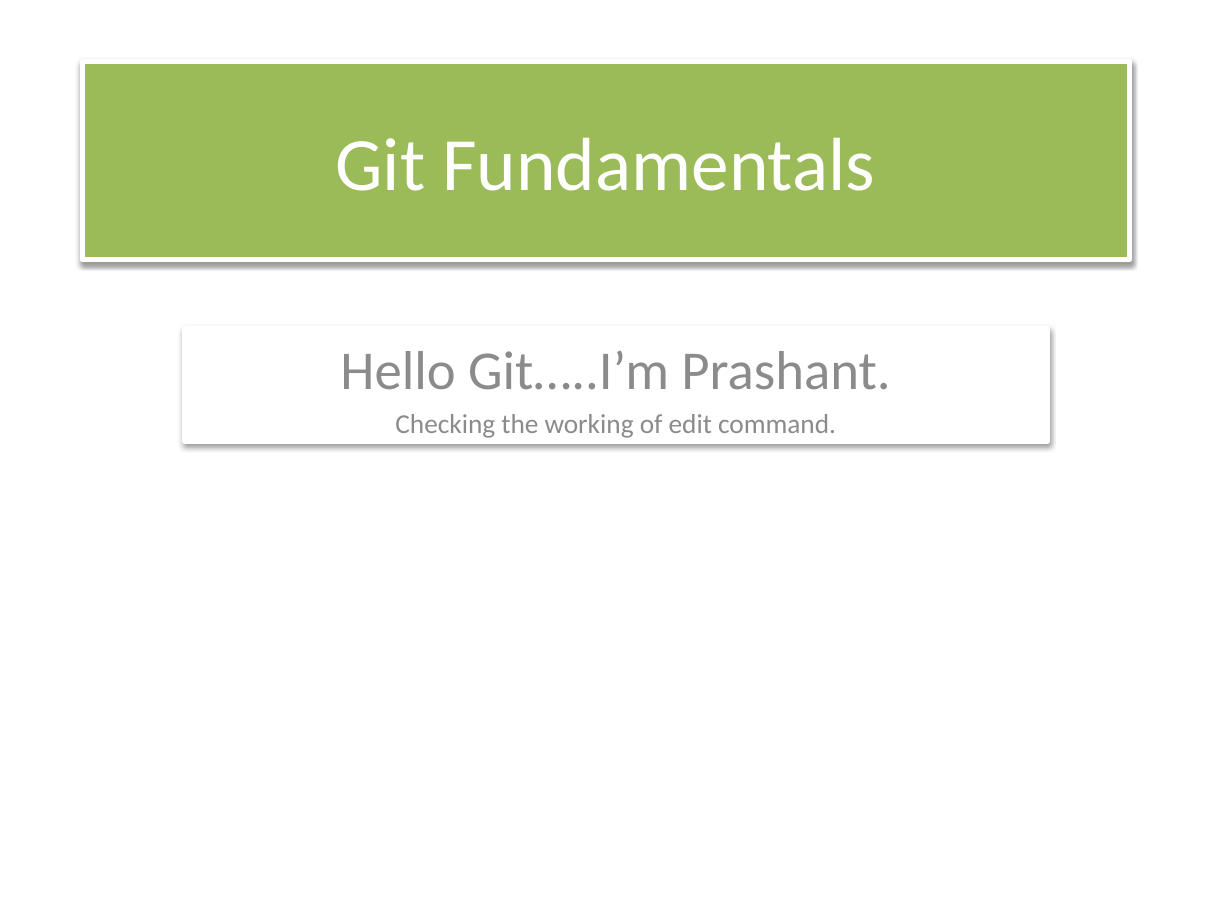
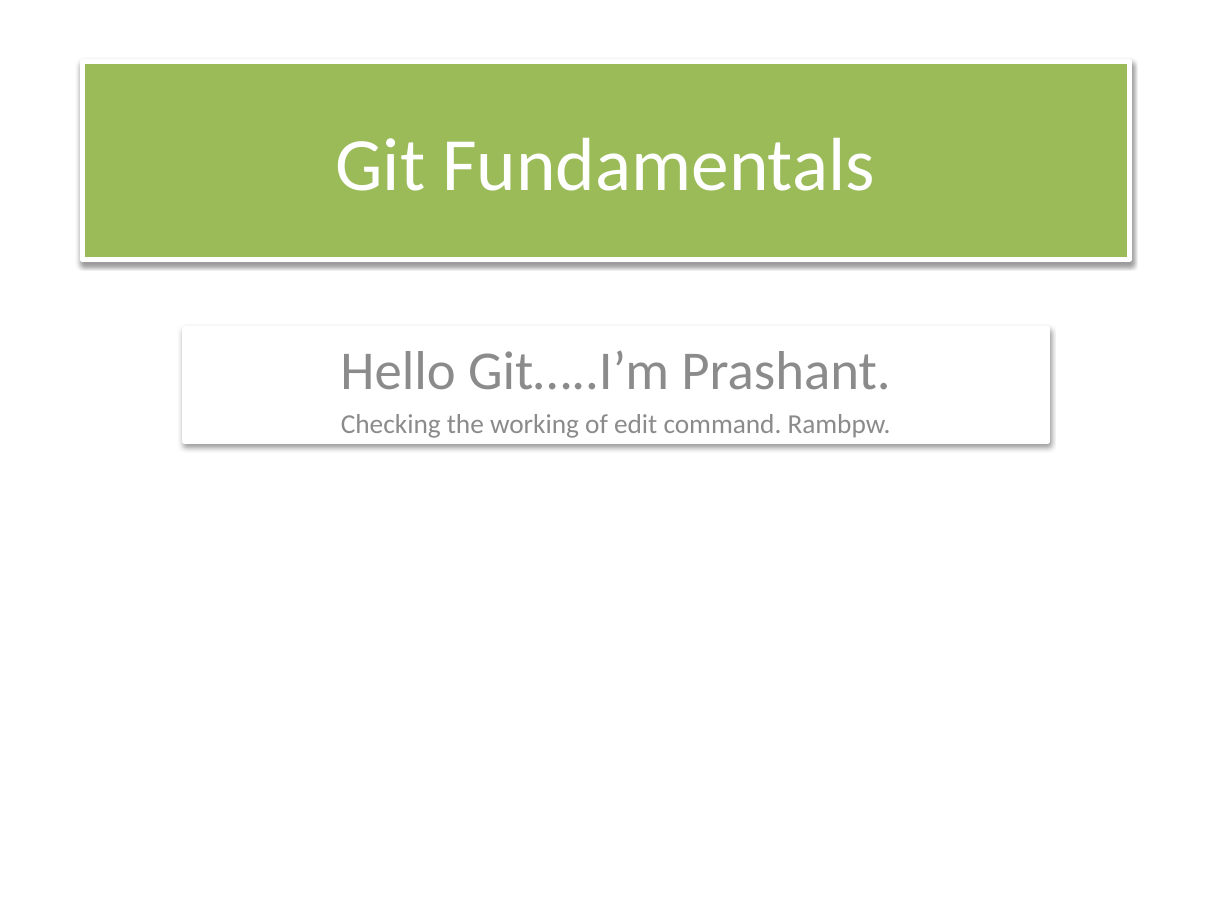
Before and after one commit to PrashantSelenium/Aaroha, a slide deck: slide 1 of PrashantGit.pptx. Drawn at 1232x924 pixels with LibreOffice and Linux fonts; fonts in the diff are those of the drawing. Boxes give left, top, right and bottom in pixels: in the first picture for what was removed or moved away, otherwise in the second. Text is boxed around its words. In the diff, an @@ line names an element or a change of style, - is before the commit and + after.

```diff
--- a/PrashantGit.pptx
+++ b/PrashantGit.pptx
@@ subtitle at [341,414,891,438]: text changed @@
-Checking the working of edit command.
+Checking the working of edit command. Rambpw.
```
Also in this commit, not shown: 2 other files.
